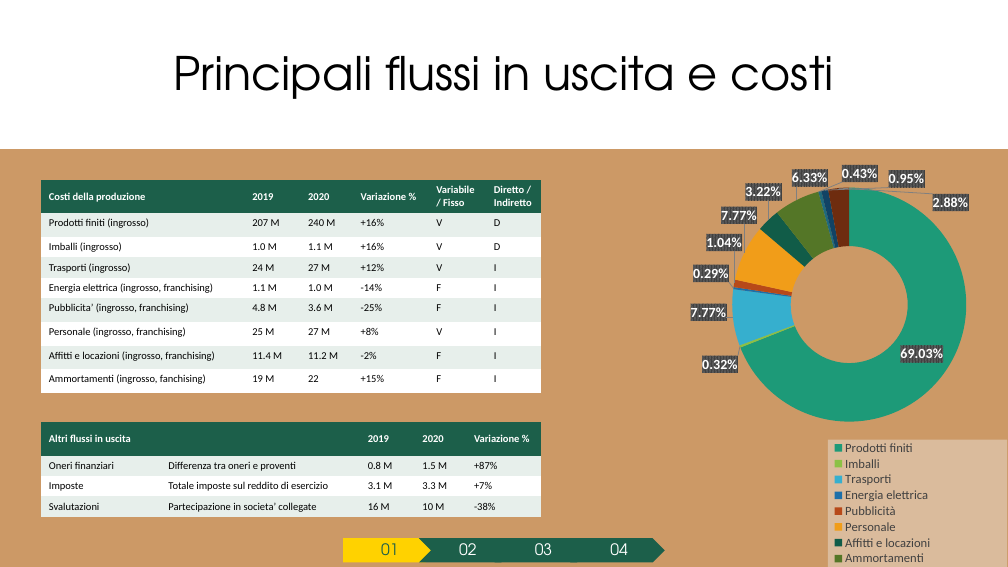
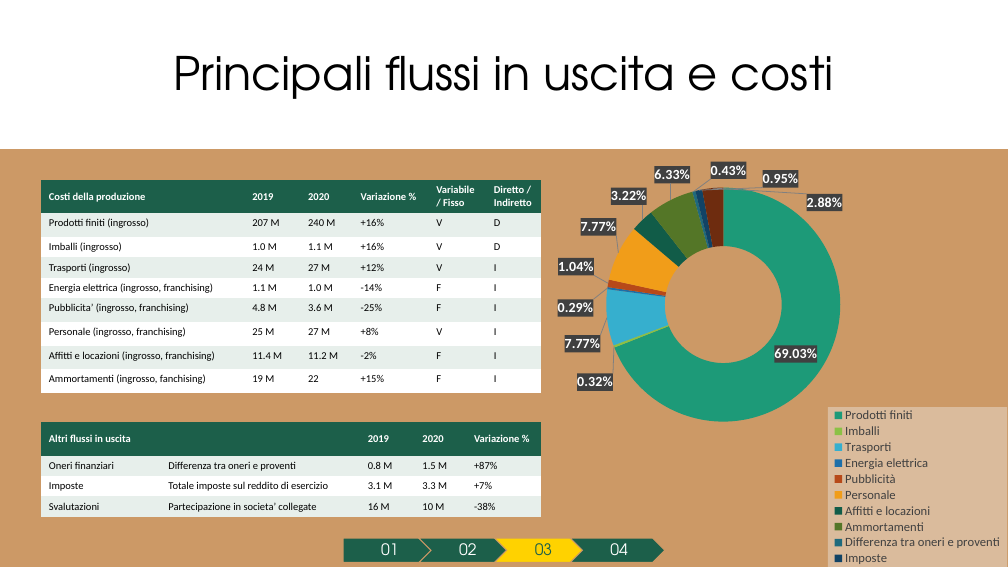
Before and after one commit to Censacrof/naturasi-pw-eoa, a slide deck: slide 14 of PresentazioneNaturasi.pptx (slide 8 before the commit). Drawn at 1008x567 pixels with LibreOffice and Linux fonts; fonts in the diff are those of the drawing. Boxes give left, top, right and bottom in pixels: in the first picture for what was removed or moved away, otherwise in the second. Text is boxed around its words. In the diff, an @@ line names an element or a change of style, - is before the commit and + after.

```diff
--- a/PresentazioneNaturasi.pptx
+++ b/PresentazioneNaturasi.pptx
@@ doughnut chart at [532, 150, 1008, 567] @@
@@ plot area changed @@
@@ text "01" at [381, 538, 398, 563]: text colour #1C5F4A to #FFFFFF @@
@@ pentagon arrow at [343, 538, 438, 563]: fill #FFD200 to #1C5F4A; outline none to #CC9966 1 pt @@
@@ chevron at [419, 538, 513, 563]: outline none to #CC9966 1 pt @@
@@ chevron at [495, 538, 589, 563]: fill #1C5F4A to #FFD200; outline none to #CC9966 1 pt @@
@@ text "03" at [535, 538, 552, 563]: text colour #FFFFFF to #1C5F4A @@
@@ chevron at [570, 538, 665, 563]: outline none to #CC9966 1 pt @@
```
Also in this commit, not shown: 3 other slides changed, 5 slides added.
